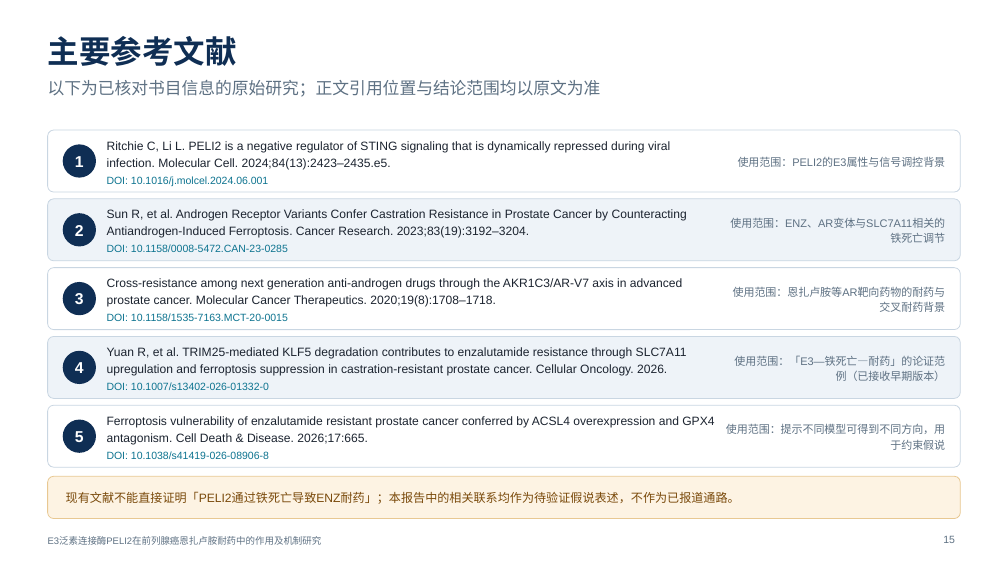
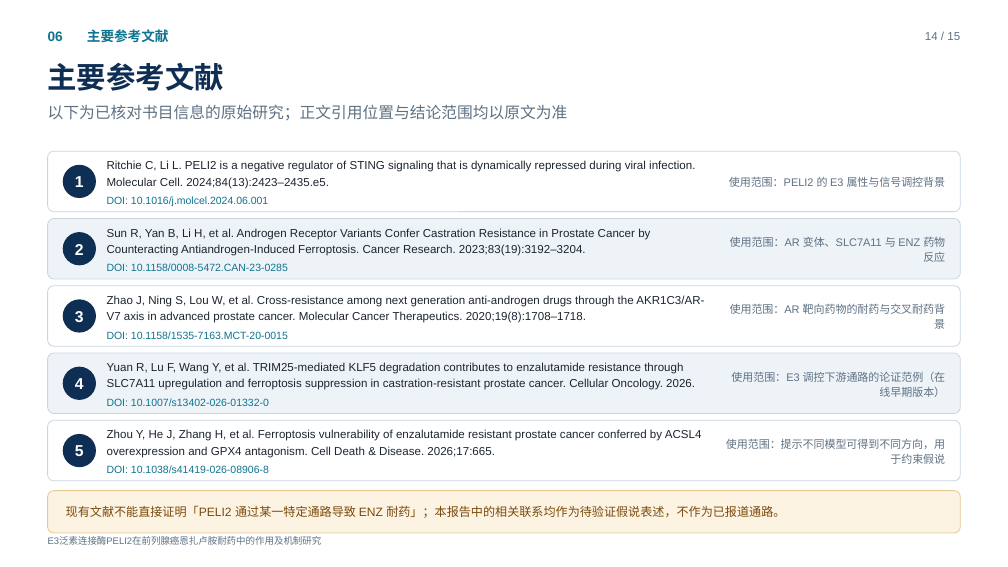
Before and after one commit to query11/test, a slide deck: slide 14 of PELI2开题/PELI2_开题报告.pptx (slide 15 before the commit). Drawn at 1008x567 pixels with LibreOffice and Linux fonts; fonts in the diff are those of the drawing. Boxes give left, top, right and bottom in pixels: in the first picture for what was removed or moved away, otherwise in the second. Text is boxed around its words. In the diff, an @@ line names an element or a change of style, - is before the commit and + after.

```diff
--- a/PELI2开题/PELI2_开题报告.pptx
+++ b/PELI2开题/PELI2_开题报告.pptx
@@ text added at <box>87,29,169,42</box>, 13 pt, text #0E7490, bold @@
+主要参考文献
@@ text "14 / 15" at <box>925,32,960,40</box>: vertical alignment top to middle @@
@@ text "主要参考文献": place and size @@
-text "主要参考文献" at <box>48,36,237,66</box>
+text "主要参考文献" at <box>48,63,224,91</box>
@@ text "主要参考文献" at <box>48,63,224,91</box>: size 30 to 28 pt @@
@@ text added at <box>48,31,63,41</box>, 13 pt, text #0E7490, bold @@
+06
@@ text at <box>925,32,960,40</box>: text changed; size 10 to 11 pt @@
-15
+14 / 15
@@ text "以下为已核对书目信息的原始研究；正文引用位置与结论范围均以原文为准": place and size @@
-text "以下为已核对书目信息的原始研究；正文引用位置与结论范围均以原文为准" at <box>48,80,601,97</box>
+text "以下为已核对书目信息的原始研究；正文引用位置与结论范围均以原文为准" at <box>48,105,568,121</box>
@@ text "以下为已核对书目信息的原始研究；正文引用位置与结论范围均以原文为准" at <box>48,105,568,121</box>: size 16 to 15 pt; less space between paragraphs @@
@@ 6 texts, 3 rounded rectangles, 2 ellipses: place and size @@
-6 texts, 3 rounded rectangles, 2 ellipses at <box>48,130,960,330</box>
+6 texts, 3 rounded rectangles, 2 ellipses at <box>48,151,960,346</box>
@@ proportions changed in 5 elements at <box>48,420,960,481</box>, <box>48,353,960,414</box>, <box>48,286,960,346</box>, <box>48,219,960,279</box>, <box>48,151,960,212</box> @@
@@ text "Ritchie C, Li L. PELI2 ..." at <box>107,160,695,189</box>: size 11.5 to 11 pt @@
@@ text at <box>729,177,946,187</box>: spaces changed @@
-使用范围：PELI2的E3属性与信号调控背景
+使用范围：PELI2 的 E3 属性与信号调控背景
@@ text at <box>107,228,650,256</box>: text changed; size 11.5 to 11 pt @@
-Sun R, et al. Androgen Receptor Variants Confer Castration Resistance in Prostate Cancer by Counteracting Antiandrogen-Induced Ferroptosis. Cancer Research. 2023;83(19):3192–3204.
+Sun R, Yan B, Li H, et al. Androgen Receptor Variants Confer Castration Resistance in Prostate Cancer by Counteracting Antiandrogen-Induced Ferroptosis. Cancer Research. 2023;83(19):3192–3204.
@@ text at <box>730,237,945,262</box>: text changed @@
-使用范围：ENZ、AR变体与SLC7A11相关的铁死亡调节
+使用范围：AR 变体、SLC7A11 与 ENZ 药物反应
@@ 6 texts, 3 rounded rectangles, 3 ellipses: place and size @@
-6 texts, 3 rounded rectangles, 3 ellipses at <box>48,282,960,519</box>
+6 texts, 3 rounded rectangles, 3 ellipses at <box>48,299,960,533</box>
@@ text at <box>107,295,704,323</box>: text changed; size 11.5 to 11 pt @@
-Cross-resistance among next generation anti-androgen drugs through the AKR1C3/AR-V7 axis in advanced prostate cancer. Molecular Cancer Therapeutics. 2020;19(8):1708–1718.
+Zhao J, Ning S, Lou W, et al. Cross-resistance among next generation anti-androgen drugs through the AKR1C3/AR-V7 axis in advanced prostate cancer. Molecular Cancer Therapeutics. 2020;19(8):1708–1718.
@@ text at <box>730,304,946,329</box>: text changed @@
-使用范围：恩扎卢胺等AR靶向药物的耐药与交叉耐药背景
+使用范围：AR 靶向药物的耐药与交叉耐药背景
@@ text at <box>107,362,695,390</box>: text changed; size 11.5 to 11 pt @@
-Yuan R, et al. TRIM25-mediated KLF5 degradation contributes to enzalutamide resistance through SLC7A11 upregulation and ferroptosis suppression in castration-resistant prostate cancer. Cellular Oncology. 2026.
+Yuan R, Lu F, Wang Y, et al. TRIM25-mediated KLF5 degradation contributes to enzalutamide resistance through SLC7A11 upregulation and ferroptosis suppression in castration-resistant prostate cancer. Cellular Oncology. 2026.
@@ text at <box>731,372,946,397</box>: text changed @@
-使用范围：「E3—铁死亡—耐药」的论证范例（已接收早期版本）
+使用范围：E3 调控下游通路的论证范例（在线早期版本）
@@ text at <box>107,429,702,458</box>: text changed; size 11.5 to 11 pt @@
-Ferroptosis vulnerability of enzalutamide resistant prostate cancer conferred by ACSL4 overexpression and GPX4 antagonism. Cell Death & Disease. 2026;17:665.
+Zhou Y, He J, Zhang H, et al. Ferroptosis vulnerability of enzalutamide resistant prostate cancer conferred by ACSL4 overexpression and GPX4 antagonism. Cell Death & Disease. 2026;17:665.
@@ text at <box>66,505,785,518</box>: text changed @@
-现有文献不能直接证明「PELI2通过铁死亡导致ENZ耐药」；本报告中的相关联系均作为待验证假说表述，不作为已报道通路。
+现有文献不能直接证明「PELI2 通过某一特定通路导致 ENZ 耐药」；本报告中的相关联系均作为待验证假说表述，不作为已报道通路。
```
Also in this commit, not shown: 5 other slides changed, 8 slides added, 11 slides removed, 2 other files.
